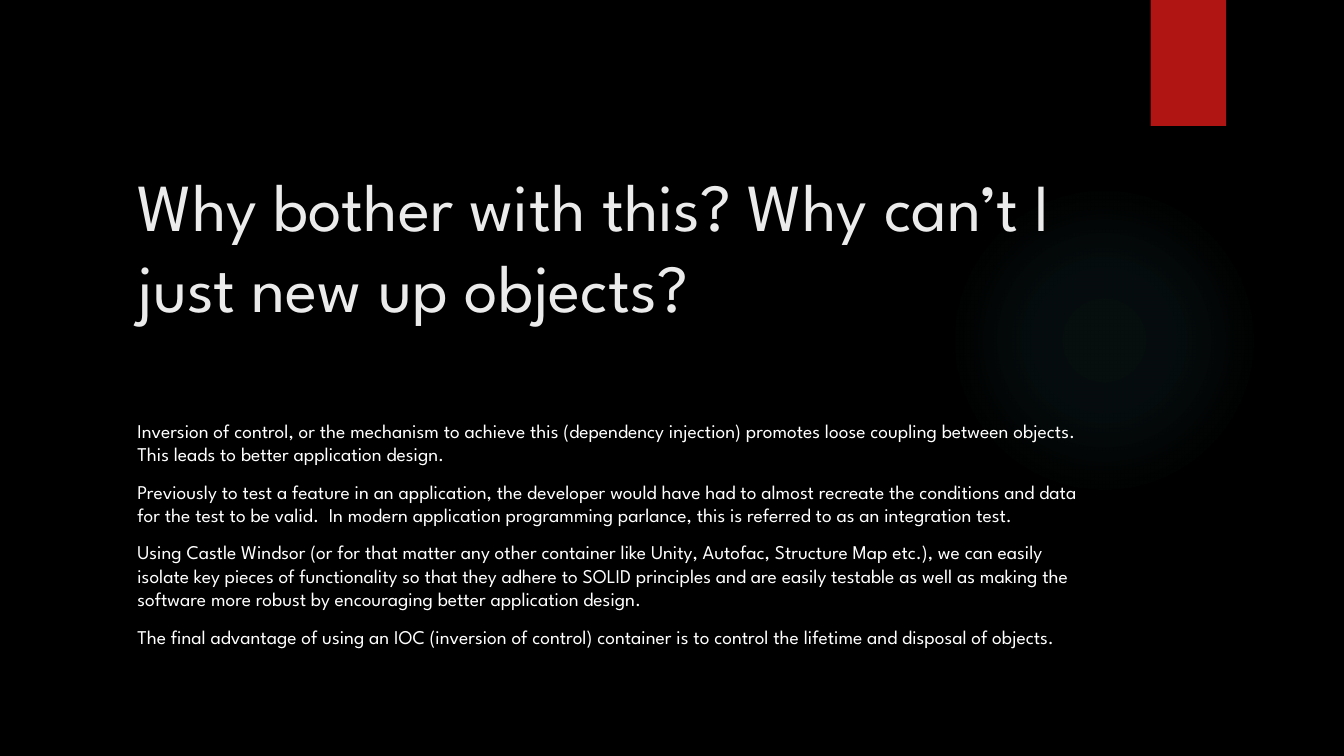
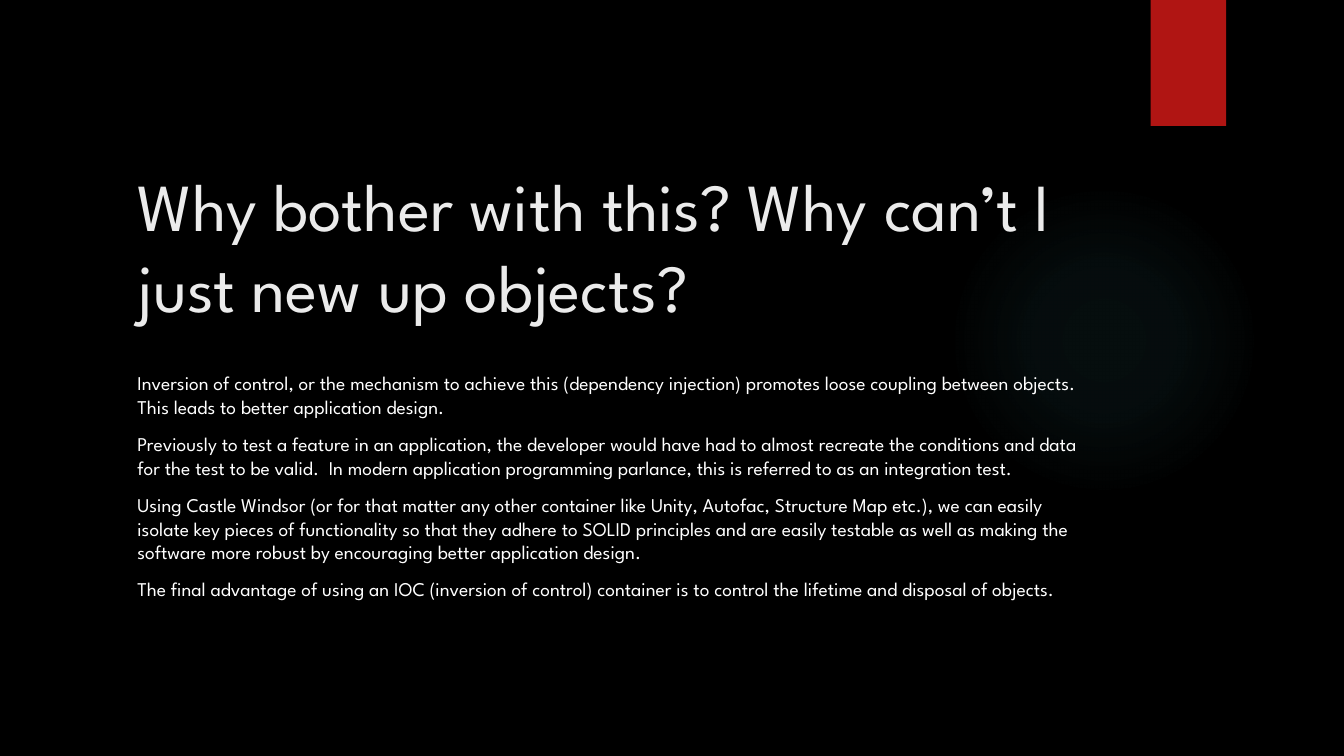
Before and after one commit to jscanlon77/dependency-injection, a slide deck: slide 3 of Castle Windsor Inversion of Control.pptx. Drawn at 1344x756 pixels with LibreOffice and Linux fonts; fonts in the diff are those of the drawing; background and template pictures are left out. Boxes give left, top, right and bottom in pixels: in the first picture for what was removed or moved away, otherwise in the second. Text is boxed around its words. In the diff, an @@ line names an element or a change of style, - is before the commit and + after.

```diff
--- a/Castle Windsor Inversion of Control.pptx
+++ b/Castle Windsor Inversion of Control.pptx
@@ text "Inversion of control, or the ...": place and size @@
-text "Inversion of control, or the ..." at (137,424,1076,649)
+text "Inversion of control, or the ..." at (137,376,1076,601)
```
Also in this commit, not shown: 7 other slides changed, 2 slides added, 2 slides removed.
